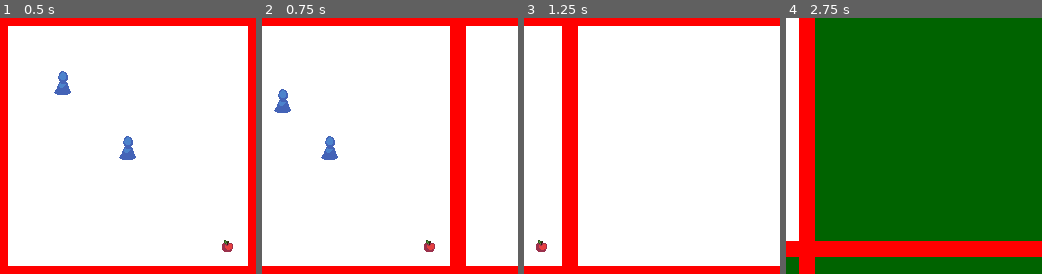
Above: before the commit, frames 1-4 (left to right).
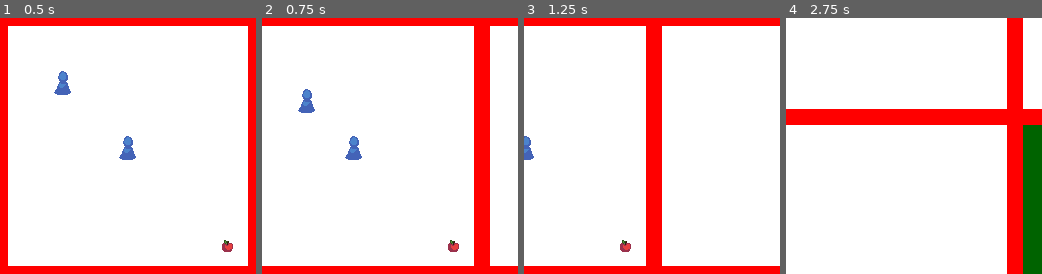
Above: after the commit, the same moments.

Repository: Branchlet-ANS/ldjam48
Game: Godot game, scene res://Main.tscn
The game is run twice, just before and just after one commit, with the same random seed, the same clock (stepped at 60 frames per second) and the same inputs.
Inputs (mouse positions are in pixels of both pictures, inside the frame that each line leads up to):
- Up to frame 1 (0.5 s): no input
- Up to frame 2 (0.75 s): move the mouse to (446, 133) at 0.52 s; hold D (ui_right) from 0.53 s (still down); click (446, 133) at 0.67 s
- Up to frame 3 (1.25 s): keep holding D (ui_right)
- Up to frame 4 (2.75 s): move the mouse to (862, 158) at 1.27 s; release D (ui_right) at 1.28 s; hold S (ui_down) 1.28-2.03 s; move the mouse to (939, 89) at 2.02 s; hold D (ui_right) from 2.03 s (still down)

Frame 1 is identical in both runs. In frame 2, 13% of the frame differs, in the area x 4-90%, y 3-97%; in frame 3, 12%; in frame 4, 91%, in the area x 0-100%, y 0-100%.

Commit message:
camera fix

Diff:
--- a/godot/Camera2D.gd
+++ b/godot/Camera2D.gd
@@ -1,8 +1,8 @@
 extends Camera2D
 
 
-const DEACCELERATION = 0.93
-const STOP_THRESHOLD = 0.75
+const DEACCELERATION = 0.9
+const STOP_THRESHOLD = 0.5
 const CAMERA_SPEED = 3
 
 var spd_x = 0
--- a/godot/ChunkGenerator.gd
+++ b/godot/ChunkGenerator.gd
@@ -1,7 +1,7 @@
 extends Node2D
 
 onready var scene_chunk = preload("res://ChunkIllustration.tscn")
-const MAP_WIDTH = 32
+const MAP_WIDTH = 8
 const MAX_BRANCHES = 2
 const CHUNK_SIZE = 16
 const TILE_SIZE = 16
--- a/godot/God.gd
+++ b/godot/God.gd
@@ -37,13 +37,13 @@
 		update() #kaller _draw()
 
 	if Input.is_action_pressed("ui_left"):
-		camera.spd_x = -5
+		camera.spd_x = -camera.CAMERA_SPEED
 	if Input.is_action_pressed("ui_right"):
-		camera.spd_x = 5
+		camera.spd_x = camera.CAMERA_SPEED
 	if Input.is_action_pressed("ui_up"):
-		camera.spd_y = -5
+		camera.spd_y = -camera.CAMERA_SPEED
 	if Input.is_action_pressed("ui_down"):
-		camera.spd_y = 5
+		camera.spd_y = camera.CAMERA_SPEED
 
 
 func _draw():
